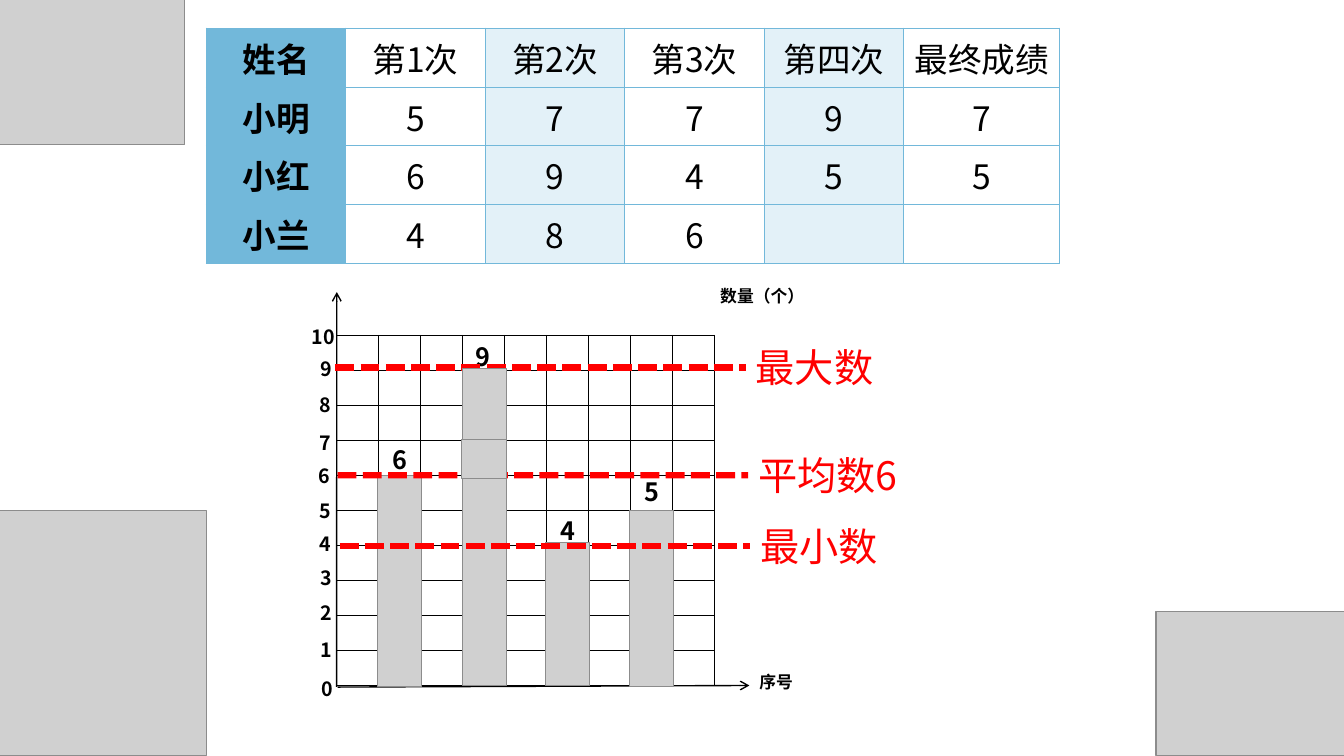
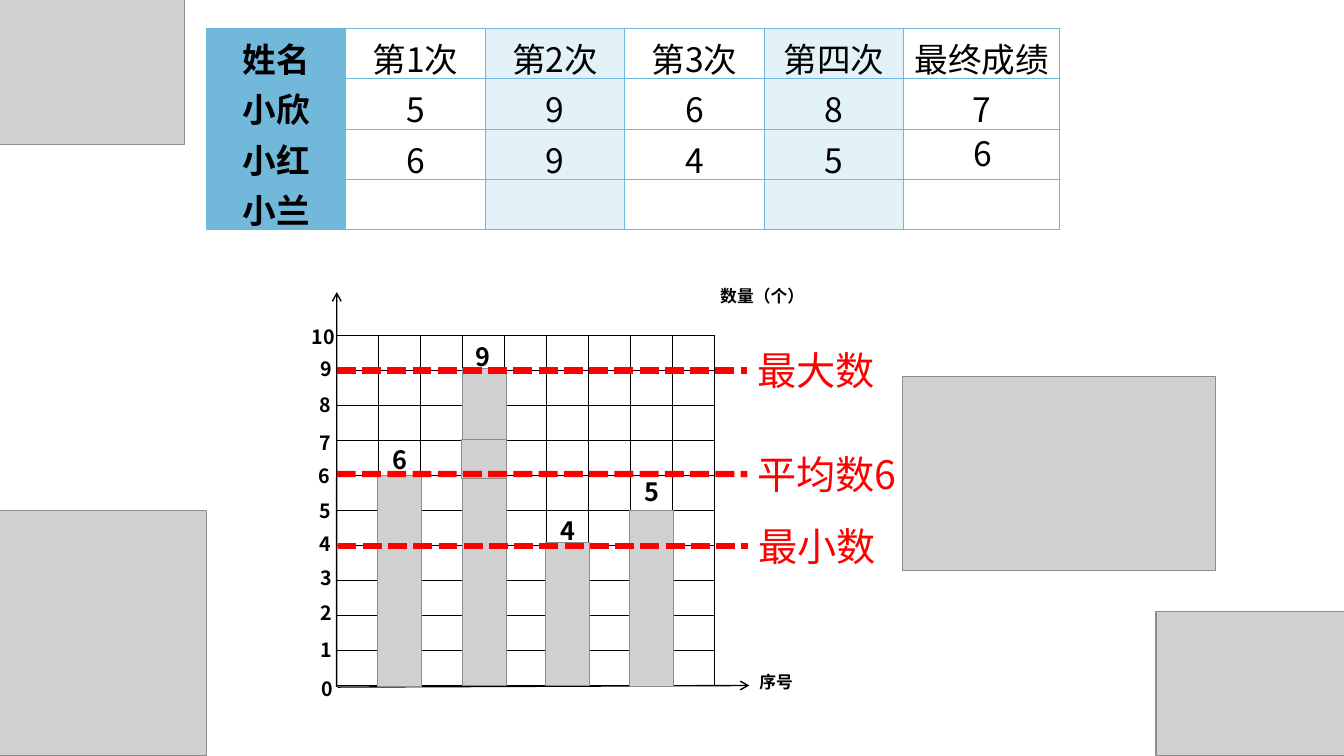
Before and after one commit to iceRainCui/resource-didi, a slide deck: slide 3 of 《平均数》.pptx. Drawn at 1344x756 pixels with LibreOffice and Linux fonts; fonts in the diff are those of the drawing; grey boxes stand for pictures; background and template pictures are left out. Boxes give left, top, right and bottom in pixels: in the first picture for what was removed or moved away, otherwise in the second. Text is boxed around its words. In the diff, an @@ line names an element or a change of style, - is before the commit and + after.

```diff
--- a/《平均数》.pptx
+++ b/《平均数》.pptx
@@ table at <box>207,28,1059,236</box> @@
-row 2: 小明 | 5 | 7 | 7 | 9 | 7
+row 2: 小欣 | 5 | 9 | 6 | 8 | 7
-row 3, column 6: 5
+row 3, column 6: 
-row 4: 小兰 | 4 | 8 | 6 |  | 
+row 4: 小兰 |  |  |  |  | 
@@ text added at <box>973,141,992,167</box>, 24 pt, text #000000 @@
+6
@@ picture added at <box>902,377,1215,571</box> @@
```
Also in this commit, not shown: 2 other slides changed, 8 slides added, 1 other file.
